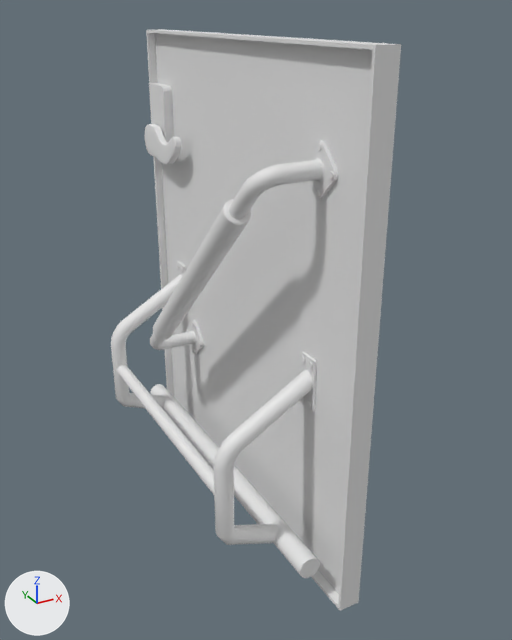
An edit to the FBX model Assets/Fbx/Vagon_tambur/Vagon_tambur_platform_01.fbx, drawn before and after from the same camera.
Camera for both pictures: a 50 mm camera at (11.117, 0.289, 2.047) aimed at (11.605, 1.178, 1.602). Every picture has the same lights, and +X, +Y and +Z are marked at lower left. Where no turn or scale is listed for an object, it has been applied to the vertices.

Objects in the first picture: 'Vagon_tambur_platform_01', 'Vagon_tambur_platform_lock_01'.
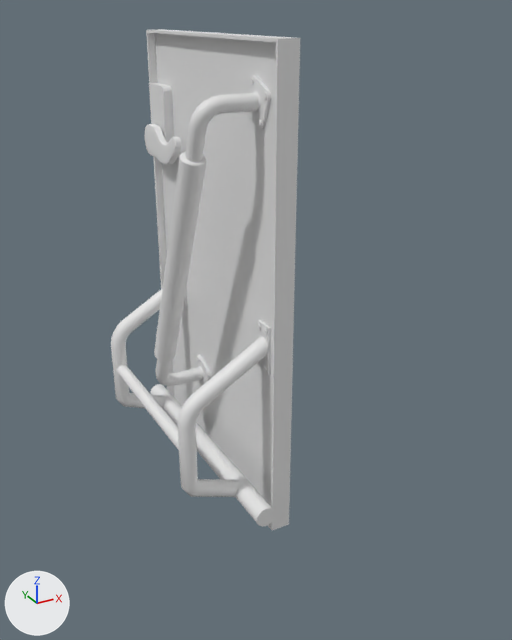
Where the newer file only moved an object's origin or applied its transform, the numbers keep the older frame.

Edits to the bpy script that builds the scene:
```text
Change me_vagon_platform_01:
    used by ob_vagon_tambur_platform_01; location = (11.56, 0.0, 1.32); rotation_euler = (0.0, 1.571, 0.0), in degrees (0, 90, 0)
    remove me_vagon_platform_01.from_pydata(...)  # 1174 vertices, 1090 faces; spans x -0.693..0.064, y 0.902..1.547, z -0.105..0.064
    add me_vagon_platform_01.from_pydata(...)  # 1174 vertices, 1090 faces; spans x -0.105..0.064, y -0.064..0.693, z -1.547..-1.063
    me_vagon_platform_01 part 1: the loose piece of 8 vertices spanning x -0.288..-0.21, y 1.448..1.482, z 0.041..0.045 is multiplied about the mesh origin by the matrix ((0.0, 0.0, 1.0), (-1.0, 0.0, 0.0), (0.0, -1.0, 0.0))
    me_vagon_platform_01 part 2: the loose piece of 25 vertices spanning x -0.551..-0.541, y 0.977..0.986, z 0.038..0.04 is multiplied about its middle by the matrix ((0.0, 0.0, 1.0), (-1.0, 0.0, 0.0), (0.0, -1.0, 0.0)), then moved by (0.585, -0.702, -1.196)
    me_vagon_platform_01 part 3: the loose piece of 25 vertices spanning x -0.523..-0.513, y 1.006..1.015, z 0.038..0.04 is multiplied about its middle by the matrix ((0.0, 0.0, 1.0), (-1.0, 0.0, 0.0), (0.0, -1.0, 0.0)), then moved by (0.557, -0.731, -1.177)
    me_vagon_platform_01 part 4: the loose piece of 8 vertices spanning x -0.288..-0.21, y 1.005..1.039, z 0.041..0.045 is multiplied about its middle by the matrix ((0.0, 0.0, 1.0), (-1.0, 0.0, 0.0), (0.0, -1.0, 0.0)), then moved by (0.292, -0.773, -1.19)
    me_vagon_platform_01 part 5: the loose piece of 108 vertices spanning x -0.267..0.013, y 1.45..1.478, z -0.105..0.041 is multiplied about the mesh origin by the matrix ((0.0, 0.0, 1.0), (-1.0, 0.0, 0.0), (0.0, -1.0, 0.0))
    me_vagon_platform_01 part 6: the loose piece of 108 vertices spanning x -0.267..0.013, y 1.008..1.036, z -0.105..0.041 is multiplied about its middle by the matrix ((0.0, 0.0, 1.0), (-1.0, 0.0, 0.0), (0.0, -1.0, 0.0)), then moved by (0.095, -0.895, -1.115)
    me_vagon_platform_01 part 7: a new loose piece, a 32-sided cylinder along z spanning x -0.016..0.016, y -0.016..0.016, z -1.517..-1.063
    me_vagon_platform_01 part 8: the loose piece of 64 vertices spanning x -0.114..-0.092, y 1.033..1.456, z -0.102..-0.08 is multiplied about its middle by the matrix ((0.0, 0.0, 1.0), (-1.0, 0.0, 0.0), (0.0, -0.704, 0.0)), then moved by (0.012, -1.141, -1.216)
    me_vagon_platform_01 part 9: the loose piece of 264 vertices spanning x -0.56..-0.144, y 0.998..1.427, z -0.061..0.04 is multiplied about its middle by the matrix ((0.0, 0.0, 1.0), (-0.919, -0.395, 0.0), (0.395, -0.919, 0.0)), then moved by (0.342, -0.86, -1.267)
    me_vagon_platform_01 part 10: the loose piece of 36 vertices spanning x -0.192..-0.122, y 1.378..1.448, z 0.04..0.045 is multiplied about its middle by the matrix ((0.0, 0.0, 1.0), (-0.919, -0.395, 0.0), (0.395, -0.919, 0.0)), then moved by (0.2, -1.32, -1.427)
    me_vagon_platform_01 part 11: the loose piece of 25 vertices spanning x -0.58..-0.57, y 1.005..1.014, z 0.038..0.04 is multiplied about its middle by the matrix ((0.0, 0.0, 1.0), (-0.919, -0.395, 0.0), (0.395, -0.919, 0.0)), then moved by (0.614, -0.373, -1.218)
    me_vagon_platform_01 part 12: the loose piece of 36 vertices spanning x -0.582..-0.511, y 0.975..1.046, z 0.04..0.045 is multiplied about its middle by the matrix ((0.0, 0.0, 1.0), (-0.919, -0.395, 0.0), (0.395, -0.919, 0.0)), then moved by (0.589, -0.401, -1.211)
    me_vagon_platform_01 part 13: a new loose piece of 44 vertices spanning x 0.031..0.064, y -0.064..0.693, z -1.547..-1.097
    me_vagon_platform_01 part 14: the loose piece of 66 vertices spanning x -0.016..0.016, y 0.937..1.517, z -0.016..0.016 is deleted
    me_vagon_platform_01 part 15: the loose piece of 44 vertices spanning x -0.693..0.064, y 0.902..1.547, z 0.031..0.064 is deleted
    me_vagon_platform_01 part 16: the loose piece of 4 vertices spanning x -0.688..0.059, y 0.907..1.542, z 0.045 is deleted
    me_vagon_platform_01 part 17: 8 vertices added at x 0.045..0.056, y -0.059..0.688, z -1.542..-1.102
Change ob_vagon_tambur_platform_01:
    ob_vagon_tambur_platform_01.rotation_euler: (0.0, 1.571, 0.0) -> (1.571, 0.0, 0.0)  # degrees (0, 90, 0) -> degrees (90, 0, 0)
```

Pixel boxes (x1, y1, x2, y2) of what changed, in the pictures (512 x 640 px; the box of a moved part takes in the faces that stretch with it):
'Vagon_tambur_platform_01', reshaped, turned
    before: (111, 29, 401, 611)
    after: (111, 29, 300, 531)
part 1 of me_vagon_platform_01, moved or reshaped
    before: (177, 261, 186, 276)
    after: (184, 287, 187, 305)
part 2 of me_vagon_platform_01, moved or reshaped
    before: (328, 171, 334, 179)
    after: (257, 324, 261, 330)
part 3 of me_vagon_platform_01, moved or reshaped
    before: (314, 189, 320, 197)
    after: (263, 328, 267, 334)
part 4 of me_vagon_platform_01, moved or reshaped
    before: (301, 351, 317, 411)
    after: (258, 320, 271, 375)
part 5 of me_vagon_platform_01, moved or reshaped
    before: (111, 275, 182, 408)
    after: (111, 289, 166, 408)
part 6 of me_vagon_platform_01, moved or reshaped
    before: (213, 370, 313, 545)
    after: (177, 336, 268, 497)
part 7 of me_vagon_platform_01, added
    after: (150, 384, 275, 527)
part 8 of me_vagon_platform_01, moved or reshaped
    before: (116, 365, 214, 494)
    after: (116, 365, 179, 450)
part 9 of me_vagon_platform_01, moved or reshaped
    before: (150, 158, 325, 350)
    after: (154, 91, 261, 386)
part 10 of me_vagon_platform_01, moved or reshaped
    before: (186, 320, 204, 354)
    after: (195, 355, 211, 386)
part 11 of me_vagon_platform_01, moved or reshaped
    before: (316, 142, 322, 150)
    after: (249, 77, 254, 84)
part 12 of me_vagon_platform_01, moved or reshaped
    before: (304, 140, 339, 199)
    after: (246, 75, 271, 128)
part 13 of me_vagon_platform_01, added
    after: (146, 29, 300, 531)
part 14 of me_vagon_platform_01, deleted
    before: (150, 384, 320, 578)
part 15 of me_vagon_platform_01, deleted
    before: (146, 29, 401, 611)
part 16 of me_vagon_platform_01, deleted
    before: (155, 33, 373, 594)
part 17 of me_vagon_platform_01, added
    after: (155, 33, 276, 506)
